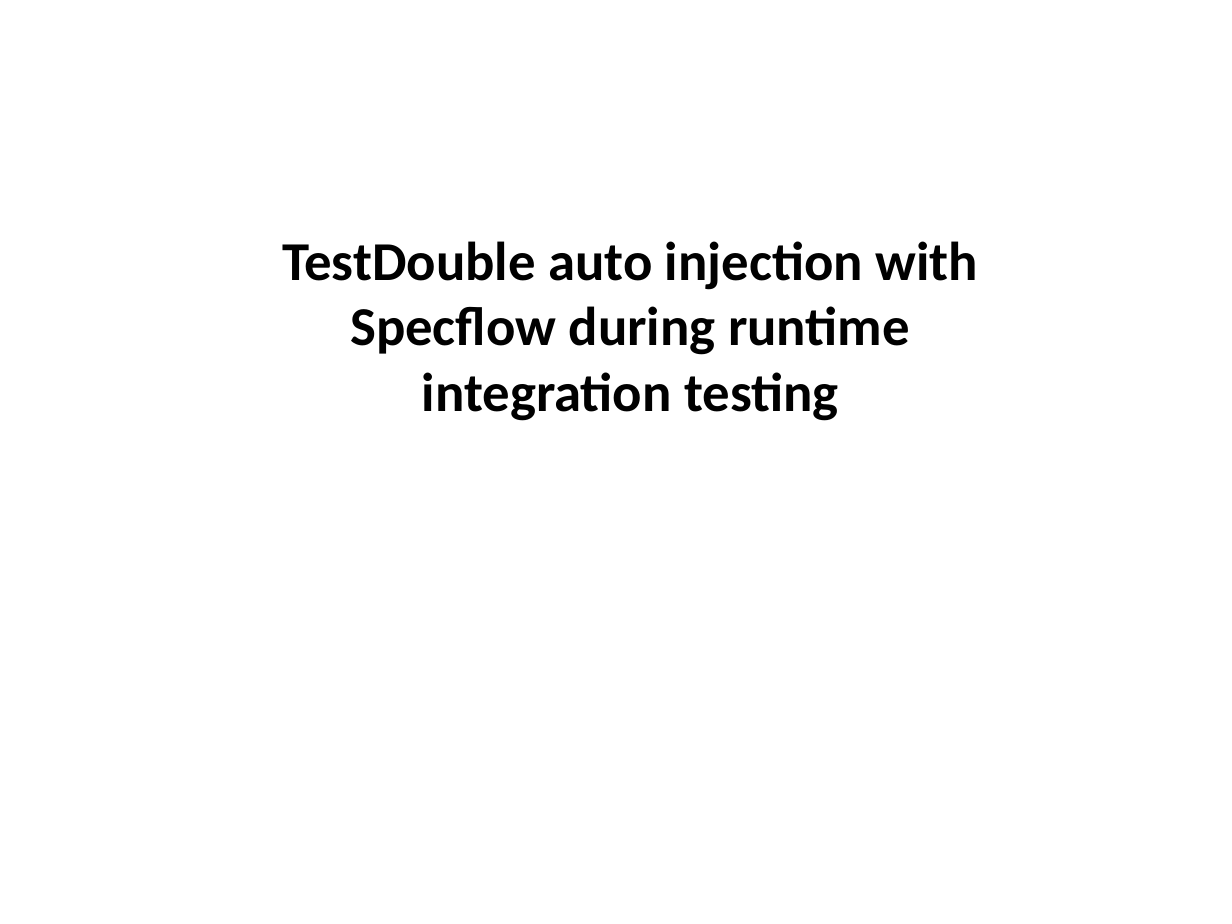
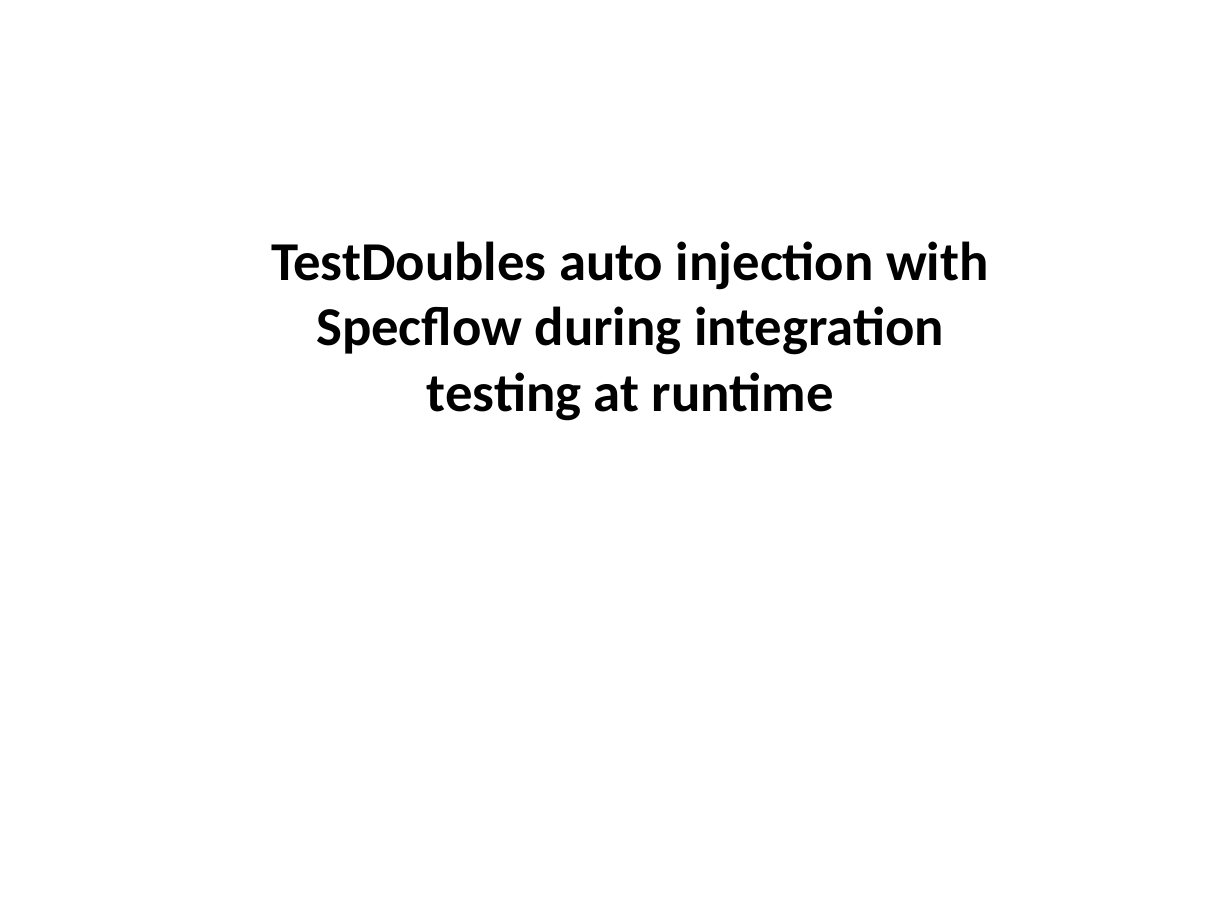
Before and after one commit to giorgifabio/NinjectRuntimeInjection, a slide deck: slide 1 of Doc/AppInfo.pptx. Drawn at 1232x924 pixels with LibreOffice and Linux fonts; fonts in the diff are those of the drawing. Boxes give left, top, right and bottom in pixels: in the first picture for what was removed or moved away, otherwise in the second. Text is boxed around its words. In the diff, an @@ line names an element or a change of style, - is before the commit and + after.

```diff
--- a/Doc/AppInfo.pptx
+++ b/Doc/AppInfo.pptx
@@ text at [271, 241, 989, 421]: text changed @@
-TestDouble auto injection with Specflow during runtime integration testing
+TestDoubles auto injection with Specflow during integration testing at runtime
```
Also in this commit, not shown: 1 slide added, 1 slide removed, 1 other file.
